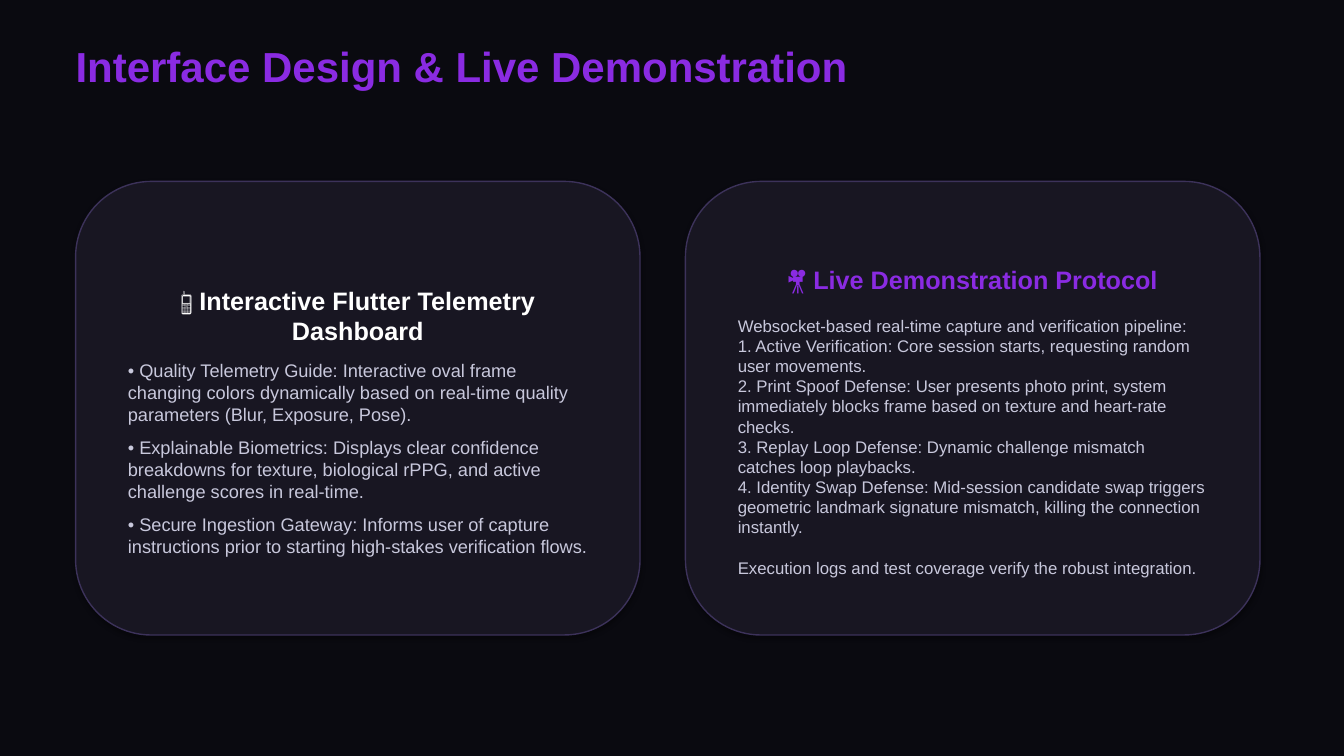
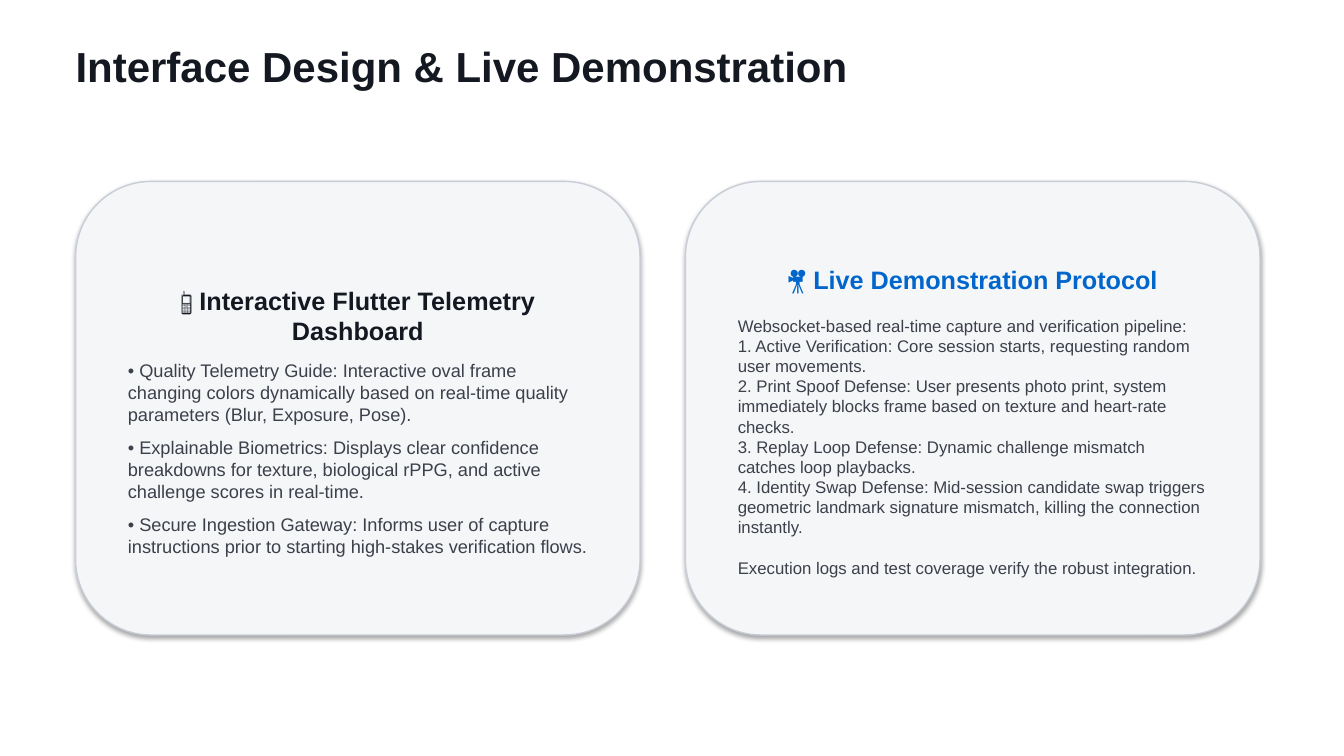
Before and after one commit to sthavirpunwatkar/SHIELD-Secure-Human-Identity-Liveness-Evaluation-Detection, a slide deck: slide 7 of reports/cdac_project_review.pptx. Drawn at 1344x756 pixels with LibreOffice and Linux fonts; fonts in the diff are those of the drawing. Boxes give left, top, right and bottom in pixels: in the first picture for what was removed or moved away, otherwise in the second. Text is boxed around its words. In the diff, an @@ line names an element or a change of style, - is before the commit and + after.

Commit message:
docs: Change presentation theme to minimal office white, adding bounded pictures on the right side

```diff
--- a/reports/cdac_project_review.pptx
+++ b/reports/cdac_project_review.pptx
@@ background #0A0A10 to #FFFFFF @@
@@ text "Interface Design & Live Demonstration" at <box>76,51,847,90</box>: text colour #8A2BE2 to #141821 @@
@@ rounded rectangle "📱 Interactive Flutter Telemetry Dashboard" at <box>76,181,640,635</box>: text colour #FFFFFF to #141821 in "📱 Interactive Flutter Telemetry Dashboard"; text colour #C8C8DC to #3C404B; fill #181622 to #F5F6F8; outline #3C325A 1 pt to #C8CDD7 1 pt @@
@@ rounded rectangle "🎥 Live Demonstration Protocol" at <box>686,181,1260,635</box>: text colour #8A2BE2 to #0066CC in "🎥 Live Demonstration Protocol"; text colour #C8C8DC to #3C404B; fill #181622 to #F5F6F8; outline #3C325A 1 pt to #C8CDD7 1 pt @@
```
Also in this commit, not shown: 6 other slides changed, 4 other files.
